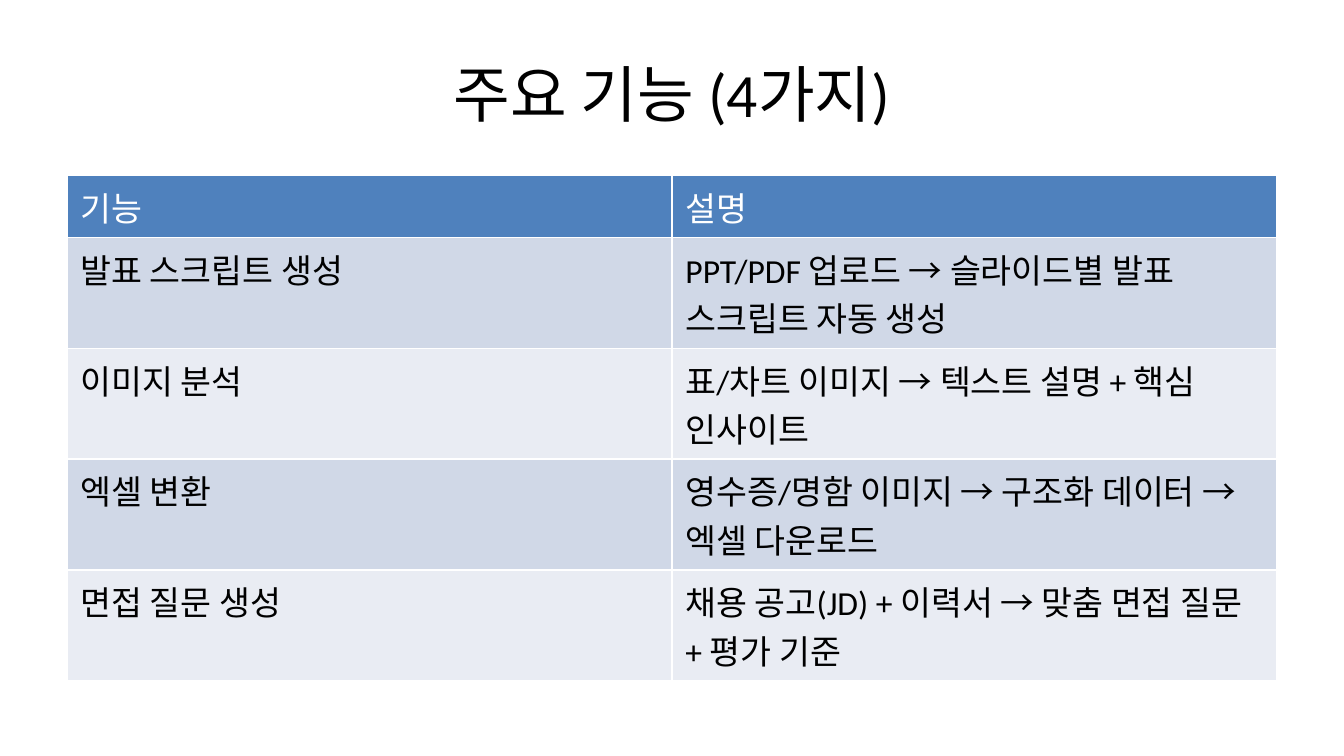
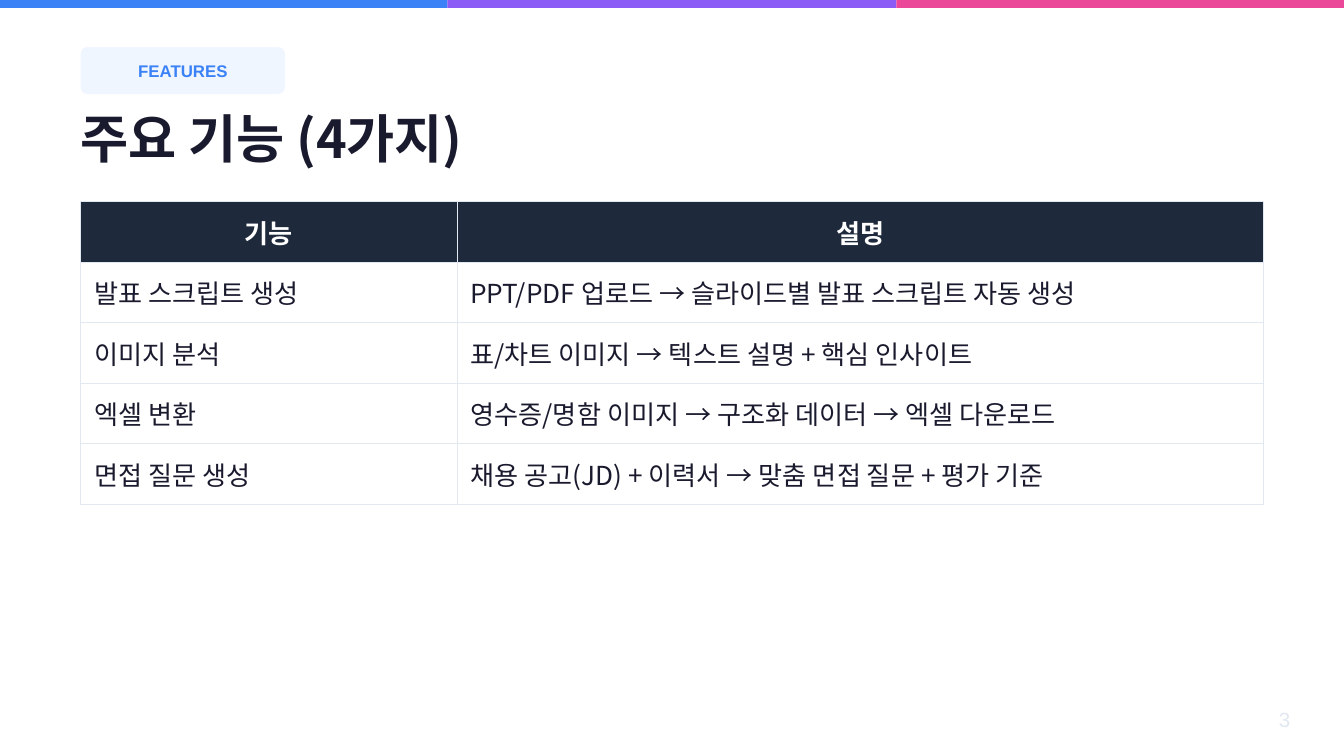
Before and after one commit to shinysky73/ai-worker, a slide deck: slide 3 of docs/REPORT_SLIDES.pptx. Drawn at 1344x756 pixels with LibreOffice and Linux fonts; fonts in the diff are those of the drawing. Boxes give left, top, right and bottom in pixels: in the first picture for what was removed or moved away, otherwise in the second. Text is boxed around its words. In the diff, an @@ line names an element or a change of style, - is before the commit and + after.

```diff
--- a/docs/REPORT_SLIDES.pptx
+++ b/docs/REPORT_SLIDES.pptx
@@ rectangle added at (0,0,448,8), fill #3B82F6 @@
@@ rectangle added at (448,0,896,8), fill #8B5CF6 @@
@@ rectangle added at (896,0,1344,8), fill #EC4899 @@
@@ rounded rectangle added at (81,47,285,94), fill #EFF6FF @@
@@ text added at (138,65,227,77), 9 pt, text #3B82F6, bold @@
+FEATURES
@@ text "주요 기능 (4가지)": place and size @@
-text "주요 기능 (4가지)" at (454,66,890,126)
+text "주요 기능 (4가지)" at (81,114,462,169)
@@ text "주요 기능 (4가지)" at (81,114,462,169): size 33 to 28 pt, font Calibri to Noto Sans CJK KR, text colour #000000 to #1A1A2E, bold on; alignment centre to left @@
@@ table at (81,202,1263,504) @@
@@ fill #4F81BD to #1E293B in row 1 @@
@@ fill #D0D8E8 to none in 4 cells @@
@@ fill #E9EDF4 to none in 4 cells @@
@@ size 18 to 14 pt, font Calibri to Noto Sans CJK KR, text colour #000000 to #1A1A2E @@
@@ bold on in "기능", "설명" @@
@@ alignment left to centre @@
@@ borders changed @@
@@ table: place and size @@
-table at (67,176,1277,675)
+table at (81,202,1263,504)
```
Also in this commit, not shown: 15 other slides changed, 2 slides added, 1 slide removed, 1 other file.
